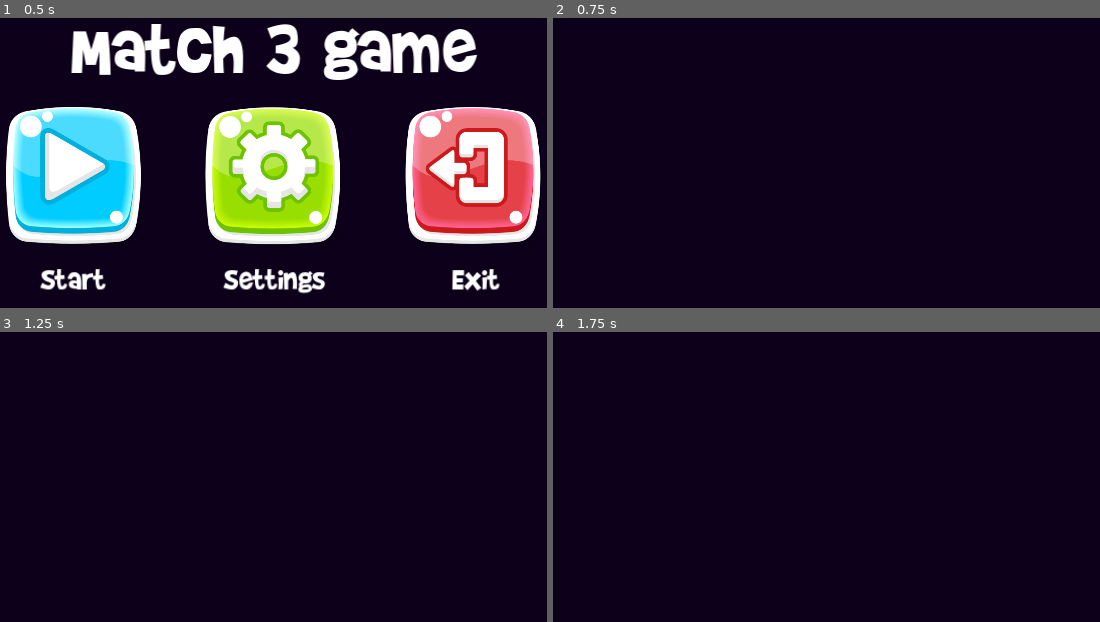
Above: before the commit, frames 1-4 (two rows, left to right).
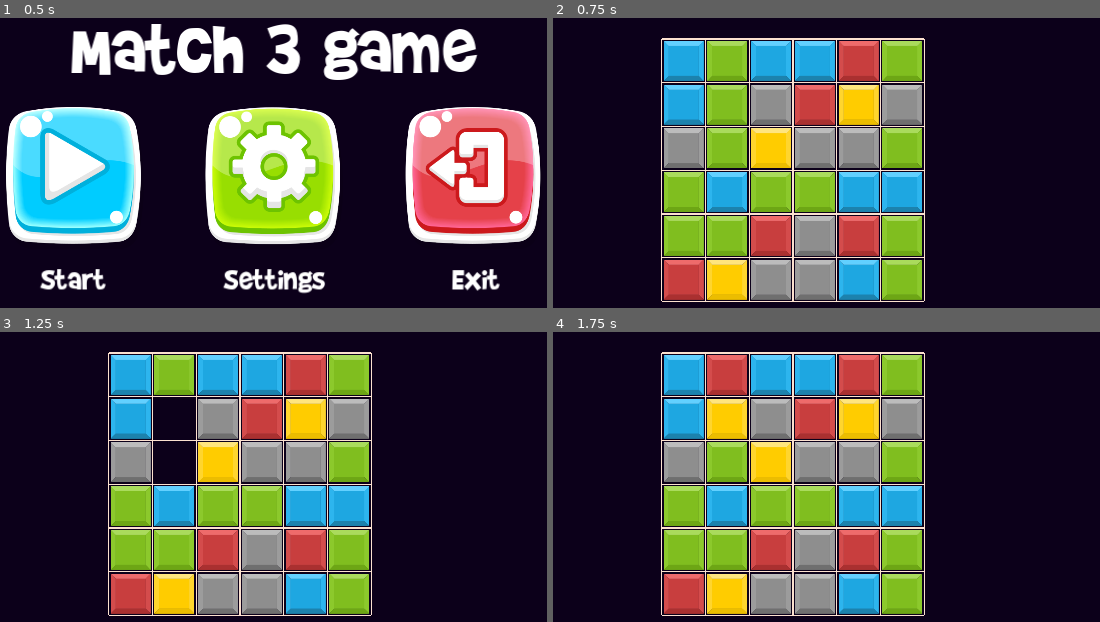
Above: after the commit, the same moments.

Repository: bonsaipropaganda/match-3-with-a-twist
Game: Godot game, scene res://Content/UserInterface/main_menu.tscn
Same seed, same stepped clock (60 frames per second), same inputs: the game is played once before the commit and once after it. The engine's default icon, where the game draws it, is replaced by a stand-in: a white triangle on a blue panel in a dark square.
Inputs (mouse positions are in pixels of both pictures, inside the frame that each line leads up to):
- Up to frame 1 (0.5 s): no input
- Up to frame 2 (0.75 s): click (624, 177) at 0.5 s
- Up to frame 3 (1.25 s): no input
- Up to frame 4 (1.75 s): move the mouse to (1001, 471) at 1.27 s; press the mouse at (1001, 471) at 1.28 s

Frame 1 is identical in both runs. In frame 2, 39% of the frame differs, in the area x 19-69%, y 6-98%; in frame 3, 37%; in frame 4, 39%.
Error before the commit: Parse Error: Identifier "to_free" not declared in the current scope. (res://Content/Grid/grid.gd:219)

Commit message:
not done
trying to get the connected piece to follow the mouse pos :/

Diff:
--- a/Content/Grid/grid.gd
+++ b/Content/Grid/grid.gd
@@ -168,10 +168,19 @@
 			else:
 				to_check.clear()
 
-		# Stops Tile from breaking if that tile doesnt have the BREAK_ON_MATCH Stat
-#		for tile in matched_tiles:
-#			if Tile.TileStats.BREAK_ON_MATCH not in Tile.tile_stats[tile[0]]:
-#				matched_tiles.erase(tile)
+				# Stops Tile from breaking if that tile doesnt have the BREAK_ON_MATCH Stat
+		for tile in matched_tiles:
+			if Tile.TileStats.BREAK_ON_MATCH not in Tile.tile_stats[tile[0]]:
+				matched_tiles.erase(tile)
+
+	# Makes Tile break if that tile has the BREAK_ON_AGACENT_MATCH Stat and is agacent to a match that was made
+	for row in grid:
+		for tile in row:
+			if tile != null:
+				if Tile.TileStats.BREAK_ON_ADJACENT_MATCH in Tile.tile_stats[tile.tile_type]:
+					for free in matched_tiles:
+						if tile.grid_pos.distance_to(Vector2(free[1],free[2])) == 1:
+							to_check.append([tile.tile_type, tile.grid_pos.x, tile.grid_pos.y])
 
 	return matched_tiles
 
@@ -204,6 +213,7 @@
 		var connected = connected_scene.instantiate()
 		connected.modulate = Color("243784") # for debug
 		add_child(connected)
+		connected.tile_width = tile_width
 		for tile in grouped_tiles[type]:
 			tile.reparent(connected)
 			# connects the tiles' tile_scene_clicked signal to the connected tile scene
@@ -216,20 +226,6 @@
 
 			#var gp = tile.grid_pos # this is commented out temporarily so that it doesn't crash - bonsai im working on the tile scene making it so that it can be moved when it is reparented
 			#grid[gp.y][gp.x] = connected
-		for tile in to_free:
-			if Tile.TileStats.BREAK_ON_MATCH not in Tile.tile_stats[tile[0]]:
-				to_free.erase(tile)
-
-	# Makes Tile break if that tile has the BREAK_ON_AGACENT_MATCH Stat and is agacent to a match that was made
-	for row in grid:
-		for tile in row:
-			if tile != null:
-				if Tile.TileStats.BREAK_ON_ADJACENT_MATCH in Tile.tile_stats[tile.tile_type]:
-					for free in to_free:
-						if tile.grid_pos.distance_to(Vector2(free[1],free[2])) == 1:
-							to_check.append([tile.tile_type, tile.grid_pos.x, tile.grid_pos.y])
-	to_free += to_check
-	return to_free
 
 func on_swap_tile(from_pos, direction):
 	if done_updating and !is_swapping:
--- a/Content/Tile/connected_tiles.gd
+++ b/Content/Tile/connected_tiles.gd
@@ -3,18 +3,21 @@
 
 var tile_type
 var clicked: bool = false
-
-func _ready() -> void:
-	pass
+var tile_width: int
 
 func _process(delta: float) -> void:
-	#pass
-	if clicked == true:
-		self.position = get_global_mouse_position()
+	drag_pieces()
 
 # TODO: we need to check and see if this scene has been clicked
 # if clicked need to have pos follow the mouse around
 
 func _on_tile_clicked():
-	print("connection succesful!")
+	#if clicked == false:
 	clicked = true
+	#else: clicked = false
+
+func drag_pieces():
+	if clicked == true:
+		var mouse_pos = get_global_mouse_position()
+		var target_pos = (mouse_pos - self.position).normalized()
+		self.global_position = $mouse_pos.position
--- a/Content/Tile/connected_tiles.tscn
+++ b/Content/Tile/connected_tiles.tscn
@@ -1,6 +1,10 @@
-[gd_scene load_steps=2 format=3 uid="uid://oqlb488eqks2"]
+[gd_scene load_steps=3 format=3 uid="uid://oqlb488eqks2"]
 
 [ext_resource type="Script" path="res://Content/Tile/connected_tiles.gd" id="1_8hw2w"]
+[ext_resource type="Script" path="res://Content/Tile/mouse_pos.gd" id="2_ewyyx"]
 
 [node name="ConnectedTiles" type="Area2D"]
 script = ExtResource("1_8hw2w")
+
+[node name="mouse_pos" type="Marker2D" parent="."]
+script = ExtResource("2_ewyyx")
--- /dev/null
+++ b/Content/Tile/mouse_pos.gd
@@ -0,0 +1,11 @@
+extends Marker2D
+
+
+# Called when the node enters the scene tree for the first time.
+func _ready() -> void:
+	pass # Replace with function body.
+
+
+# Called every frame. 'delta' is the elapsed time since the previous frame.
+func _process(delta: float) -> void:
+	self.position = get_global_mouse_position()
